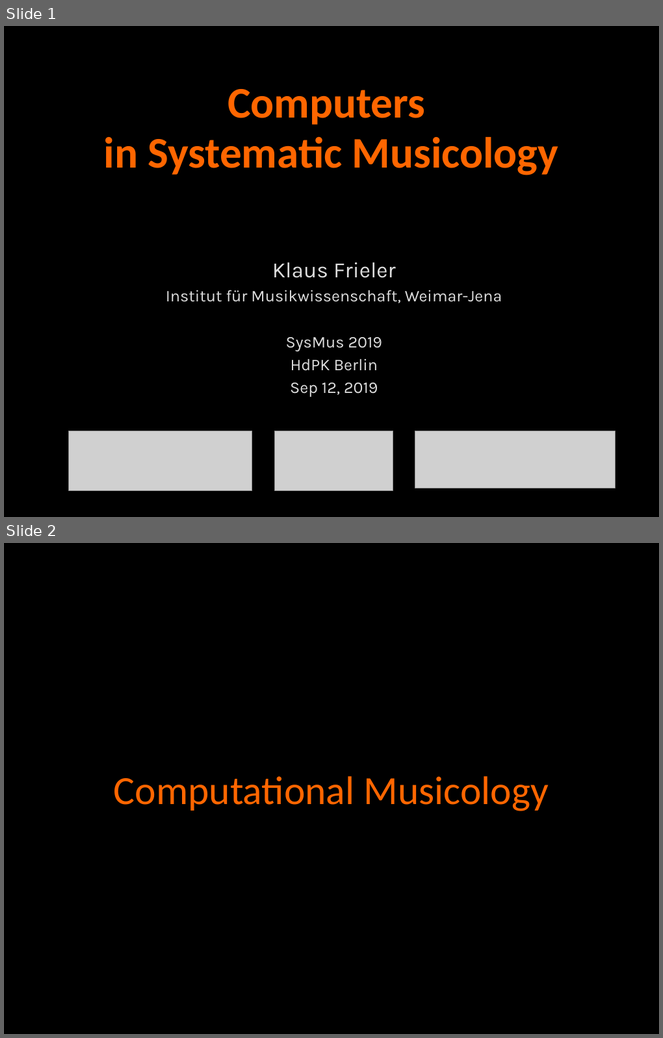
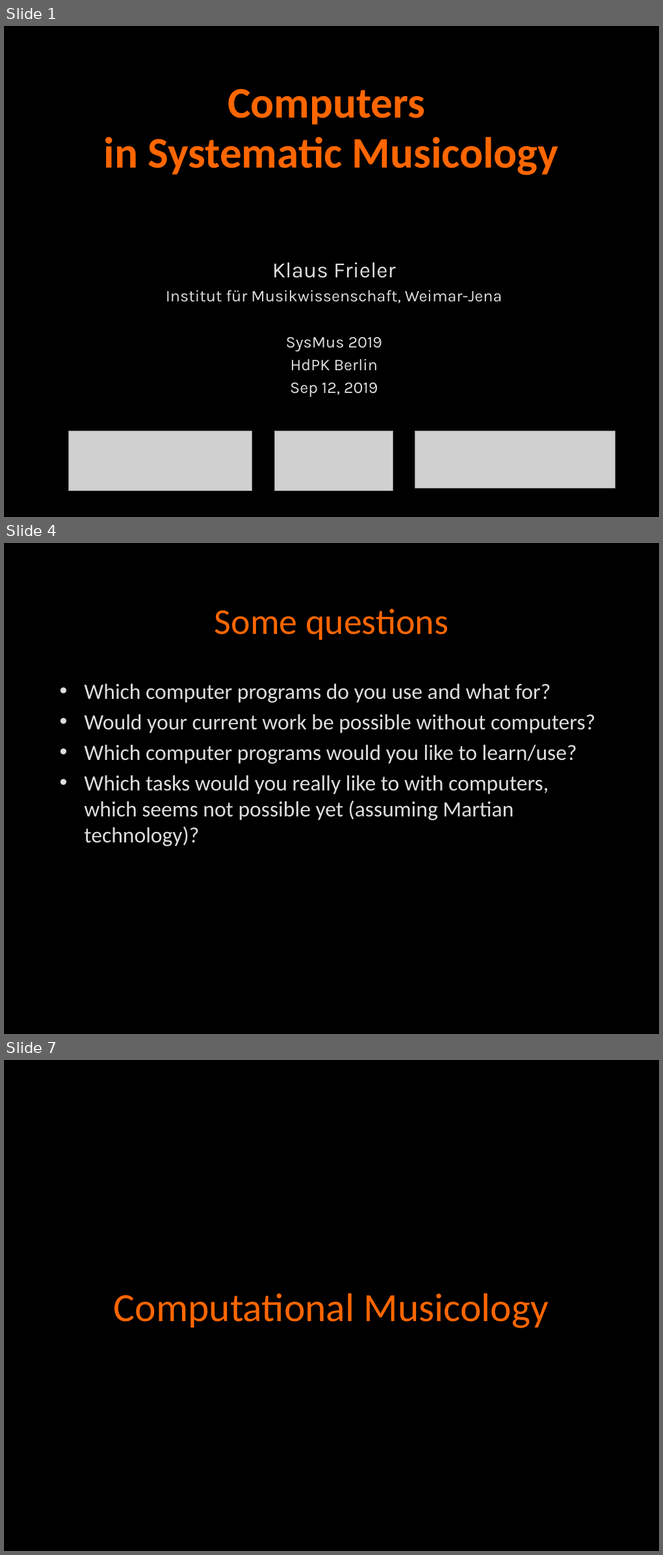
Before and after one commit to klausfrieler/digthatlick_lecture, a slide deck: frieler_ComSysMus_workshop.pptx. Shown one above the other, each under a label of ours: slides 1 and 2 before the commit, slides 1, 4 and 7 after it; the slides between them are not shown. The pictures are 663x1038 and 663x1555 pixels, drawn with LibreOffice and Linux fonts; fonts in the diff are those of the drawing; grey boxes stand for pictures. Boxes give left, top, right and bottom in pixels: in the first picture for what was removed or moved away, otherwise in the second. Text is boxed around its words. In the diff, an @@ line names an element or a change of style, - is before the commit and + after.

```diff
--- a/frieler_ComSysMus_workshop.pptx
+++ b/frieler_ComSysMus_workshop.pptx
@@ slide 4 added at (x1=4, y1=543, x2=659, y2=1034), background #000000; not listed: 2 template elements that a slide beside it also shows @@
@@ title added at (x1=53, y1=581, x2=610, y2=657), outline #000000 0.75 pt, 40 pt, text #FF6600 @@
+Some questions
@@ text added at (x1=53, y1=674, x2=610, y2=980), outline #000000 0.75 pt, 24 pt, text #DDDDDD @@
+• Which computer programs do you use and what for?
+• Would your current work be possible without computers?
+• Which computer programs would you like to learn/use?
+• Which tasks would you really like to with computers, which seems not possible yet (assuming Martian technology)?
@@ what was slide 2 is now slide 7 @@
```
Also in this commit, not shown: 6 slides changed, 9 other slides added, 1 slide removed, 1 other file.
